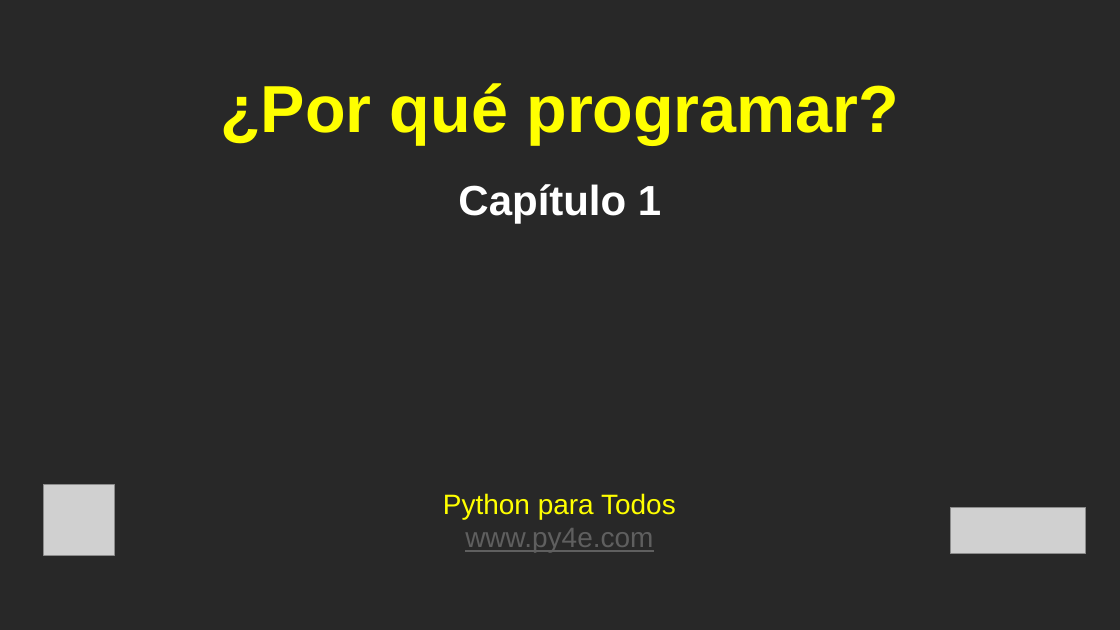
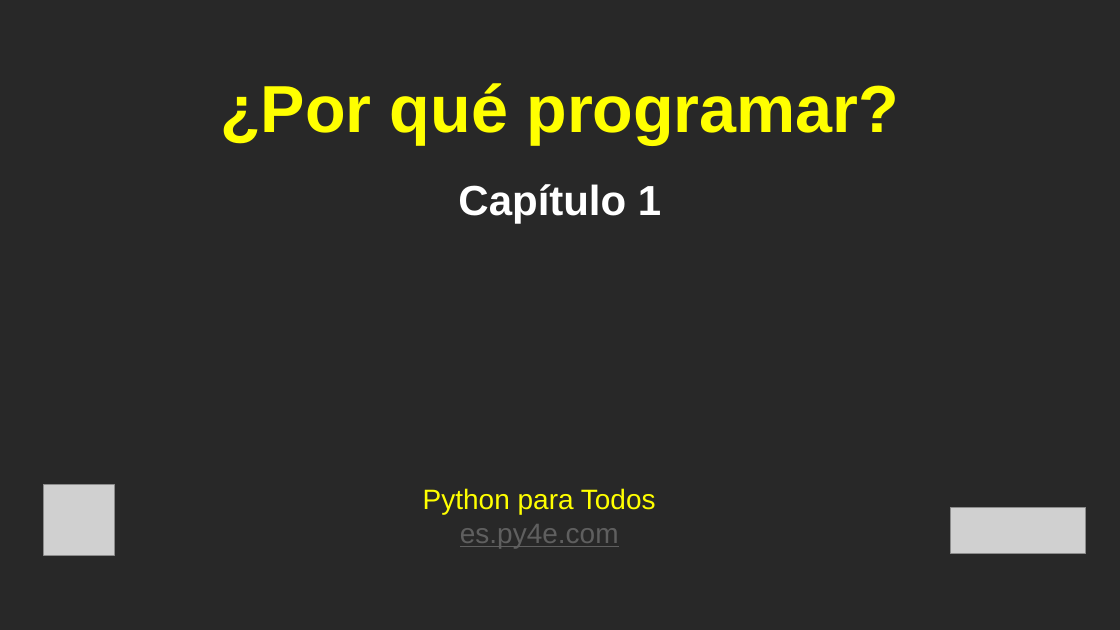
Before and after one commit to csev/py4e, a slide deck: slide 1 of lectures3/es/Pythonlearn-01-Intro.pptx. Drawn at 1120x630 pixels with LibreOffice and Linux fonts; fonts in the diff are those of the drawing; grey boxes stand for pictures. Boxes give left, top, right and bottom in pixels: in the first picture for what was removed or moved away, otherwise in the second. Text is boxed around its words. In the diff, an @@ line names an element or a change of style, - is before the commit and + after.

Commit message:
Adding translation of lectures3/es/06
Add translation of slides for chapter 06 in Spanish.
Update the name of the other slides.

```diff
--- a/lectures3/es/Pythonlearn-01-Intro.pptx
+++ b/lectures3/es/Pythonlearn-01-Intro.pptx
@@ text at (460,524,619,548): text changed @@
-www.py4e.com
+es.py4e.com
```
Also in this commit, not shown: 9 other files.
